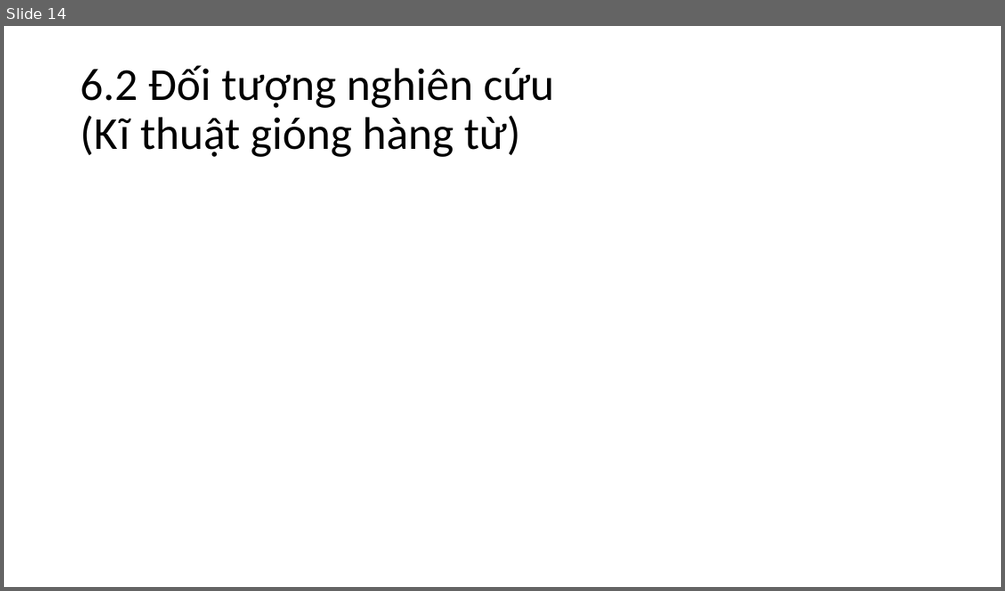
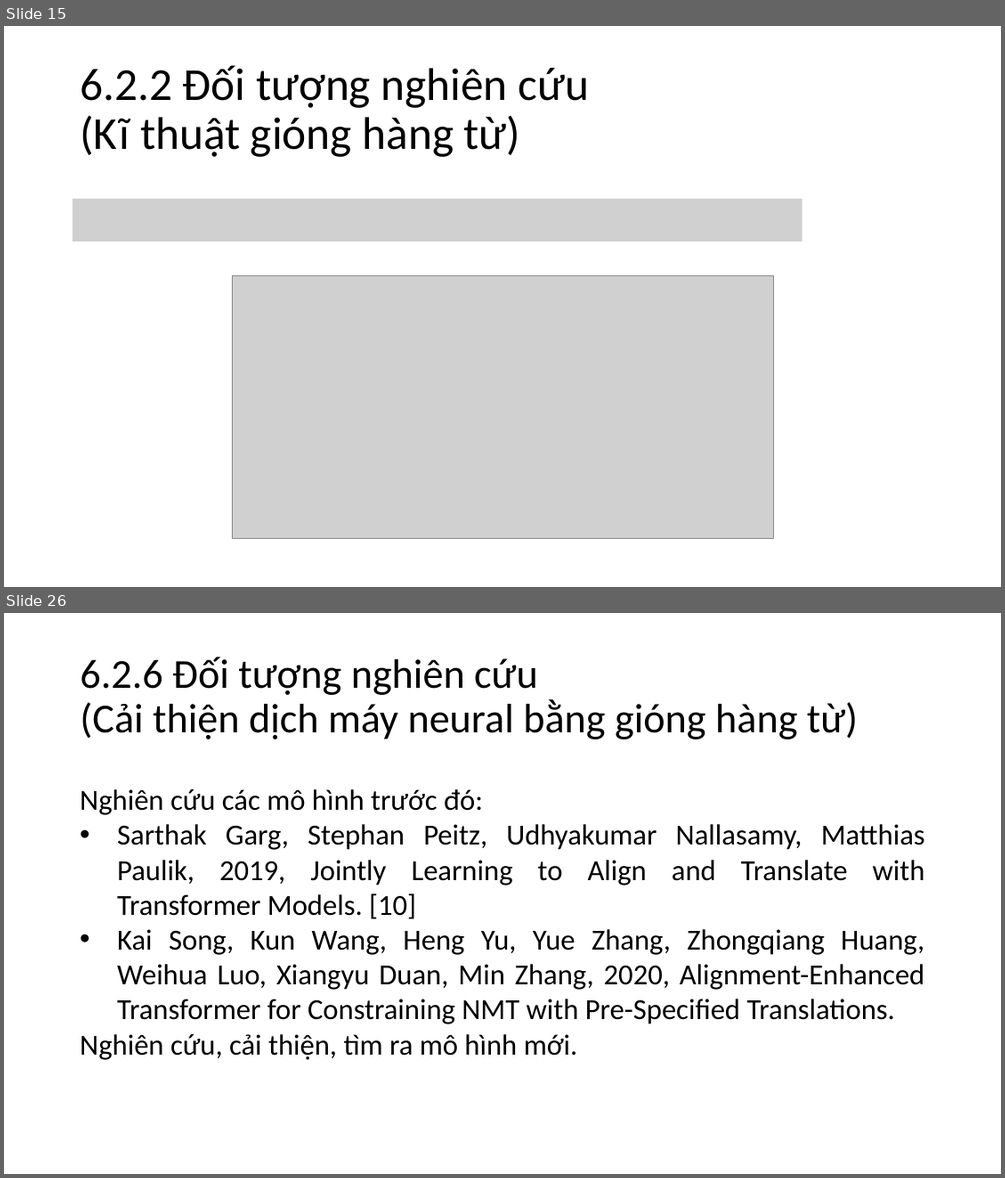
Before and after one commit to nguyenduyhanlam/Improving-Vietnamese-English-neural-machine-translation-with-guiding-word-alignments, a slide deck: dcct.pptx. Shown one above the other, each under a label of ours: slide 14 before the commit, slides 15 and 26 after it; the slides between them are not shown. The pictures are 1005x591 and 1005x1178 pixels, drawn with LibreOffice and Linux fonts; fonts in the diff are those of the drawing; grey boxes stand for pictures. Boxes give left, top, right and bottom in pixels: in the first picture for what was removed or moved away, otherwise in the second. Text is boxed around its words. In the diff, an @@ line names an element or a change of style, - is before the commit and + after.

```diff
--- a/dcct.pptx
+++ b/dcct.pptx
@@ slide 26 added at (x1=4, y1=613, x2=1001, y2=1174), background #FFFFFF @@
@@ title added at (x1=80, y1=657, x2=858, y2=739), 39.6 pt, text #000000 @@
+6.2.6 Đối tượng nghiên cứu
+(Cải thiện dịch máy neural bằng gióng hàng từ)
@@ text added at (x1=80, y1=789, x2=925, y2=1060), 28 pt, text #000000 @@
+Nghiên cứu các mô hình trước đó:
+• Sarthak Garg, Stephan Peitz, Udhyakumar Nallasamy, Matthias Paulik, 2019, Jointly Learning to Align and Translate with Transformer Models. [10]
+• Kai Song, Kun Wang, Heng Yu, Yue Zhang, Zhongqiang Huang, Weihua Luo, Xiangyu Duan, Min Zhang, 2020, Alignment-Enhanced Transformer for Constraining NMT with Pre-Specified Translations.
+Nghiên cứu, cải thiện, tìm ra mô hình mới.
@@ what was slide 14 is now slide 15 @@
@@ slide 15 changed as well @@
@@ title at (x1=80, y1=65, x2=590, y2=157): text changed @@
-6.2 Đối tượng nghiên cứu
-(Kĩ thuật gióng hàng từ)
+6.2.2 Đối tượng nghiên cứu
+(Kĩ thuật gióng hàng từ)
@@ picture added at (x1=73, y1=199, x2=802, y2=241) @@
@@ picture added at (x1=232, y1=276, x2=774, y2=539) @@
```
Also in this commit, not shown: 5 other slides changed, 12 other slides added.
